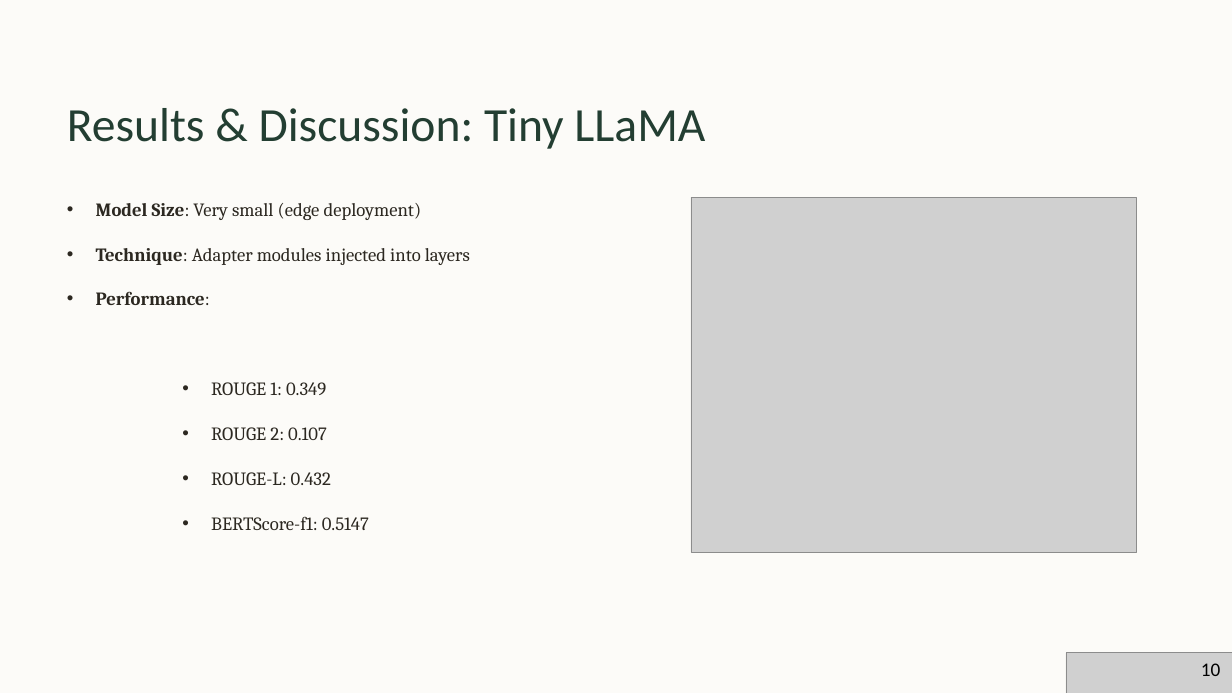
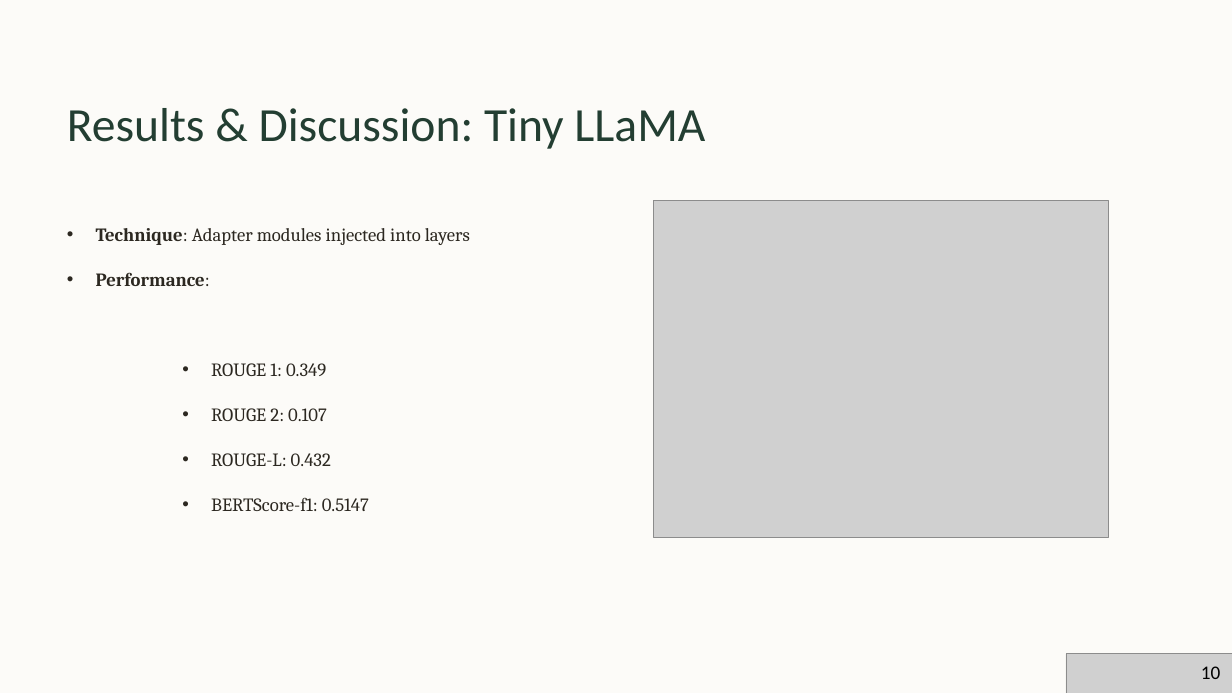
Before and after one commit to Elasfari/SOAP-Automated-Medical-Report-Generator, a slide deck: slide 11 of Presentation.pptx. Drawn at 1232x693 pixels with LibreOffice and Linux fonts; fonts in the diff are those of the drawing; grey boxes stand for pictures; background and template pictures are left out. Boxes give left, top, right and bottom in pixels: in the first picture for what was removed or moved away, otherwise in the second. Text is boxed around its words. In the diff, an @@ line names an element or a change of style, - is before the commit and + after.

```diff
--- a/Presentation.pptx
+++ b/Presentation.pptx
@@ text removed at <box>96,203,422,220</box> @@
-• Model Size: Very small (edge deployment)
@@ picture: place and size @@
-picture at <box>691,197,1136,552</box>
+picture at <box>653,200,1108,537</box>
@@ 6 texts: place and size @@
-6 texts at <box>96,248,470,530</box>
+6 texts at <box>96,228,470,511</box>
```
Also in this commit, not shown: 6 other slides changed.
